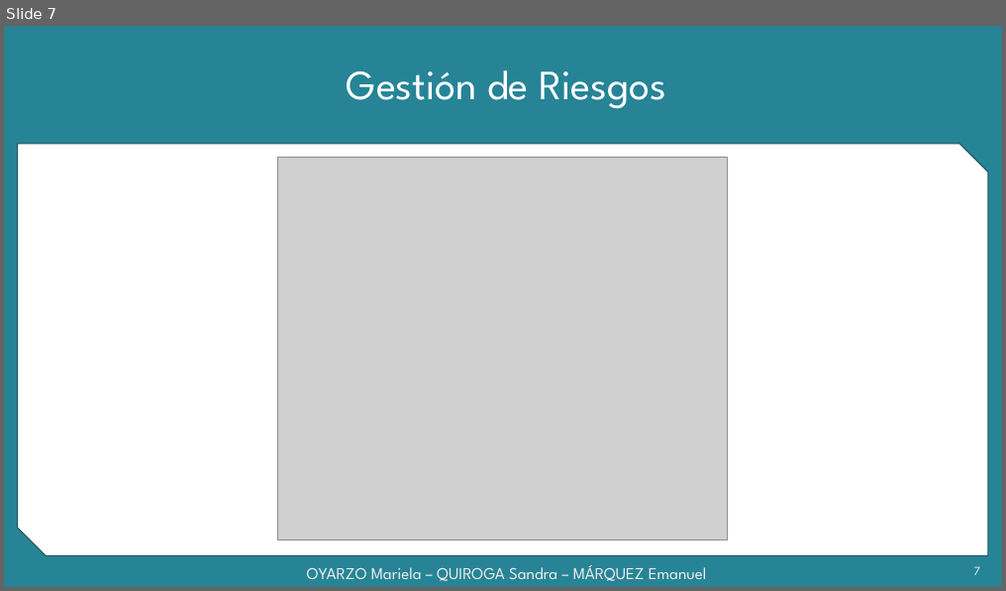
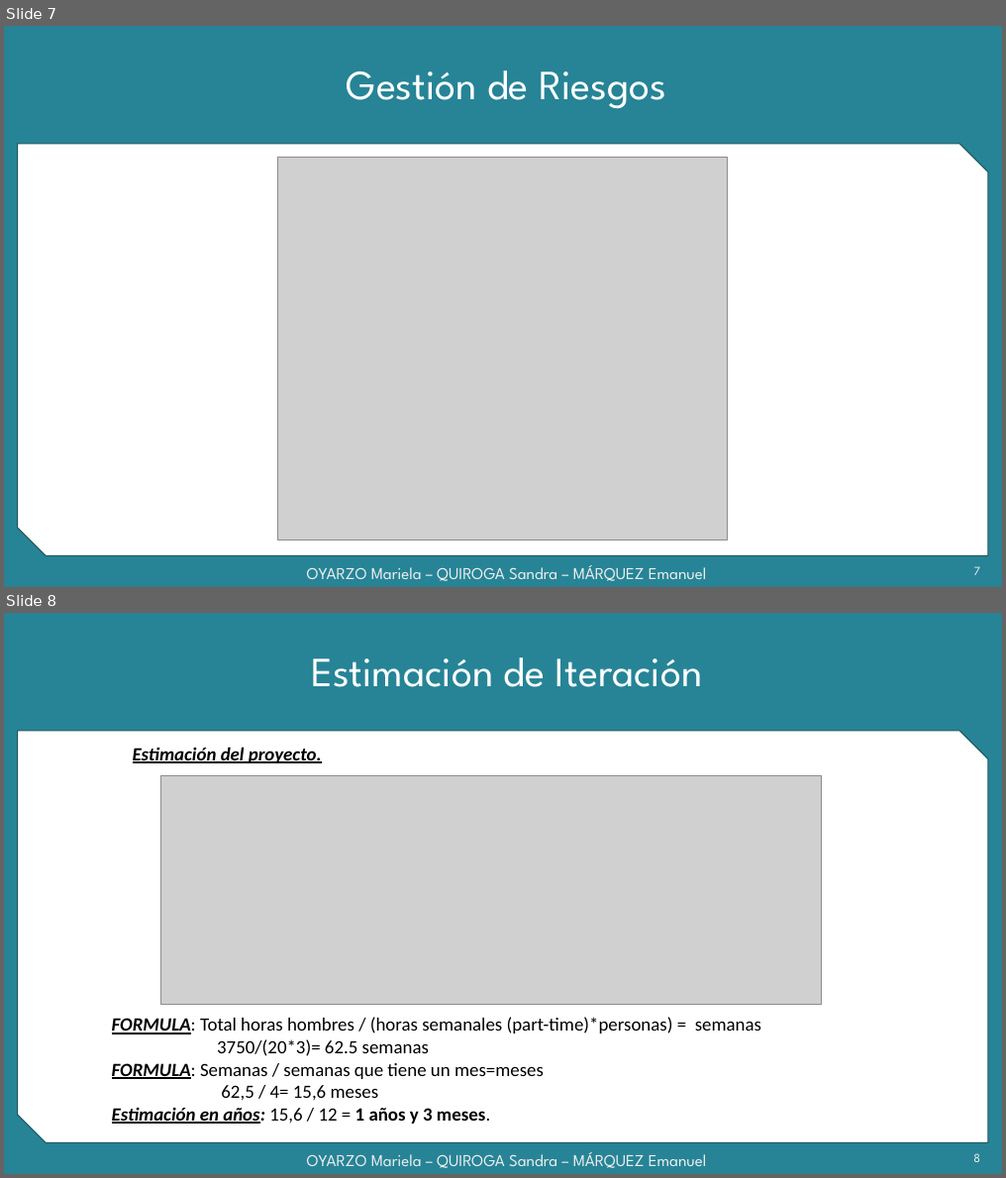
Before and after one commit to grupoyenu/yenu, a slide deck: 08. Presentaciones/Presentación 5 Parcial - 17.10.17.pptx. Shown one above the other, each under a label of ours: slide 7 before the commit, slides 7 and 8 after it. The pictures are 1006x591 and 1006x1178 pixels, drawn with LibreOffice and Linux fonts; fonts in the diff are those of the drawing; grey boxes stand for pictures; background and template pictures are left out. Boxes give left, top, right and bottom in pixels: in the first picture for what was removed or moved away, otherwise in the second. Text is boxed around its words. In the diff, an @@ line names an element or a change of style, - is before the commit and + after.

```diff
--- a/08. Presentaciones/Presentación 5 Parcial - 17.10.17.pptx
+++ b/08. Presentaciones/Presentación 5 Parcial - 17.10.17.pptx
@@ slide 8 added at (x1=4, y1=613, x2=1002, y2=1174), background #F2F2F2; not listed: 2 template elements that a slide beside it also shows @@
@@ title added at (x1=311, y1=658, x2=702, y2=687), 40 pt, text #FFFFFF @@
+Estimación de Iteración
@@ text added at (x1=133, y1=747, x2=322, y2=763), 18 pt, text #000000, bold, italic, underline @@
+Estimación del proyecto.
@@ picture added at (x1=160, y1=776, x2=822, y2=1004) @@
@@ text added at (x1=112, y1=1017, x2=761, y2=1124), 18 pt, text #000000 @@
+FORMULA: Total horas hombres / (horas semanales (part-time)*personas) = semanas
+3750/(20*3)= 62.5 semanas
+FORMULA: Semanas / semanas que tiene un mes=meses
+62,5 / 4= 15,6 meses
+Estimación en años: 15,6 / 12 = 1 años y 3 meses.
@@ text added at (x1=307, y1=1153, x2=707, y2=1168), 16 pt, text gradient #9E9E9E to #EDEDED to #FFFFFF @@
+OYARZO Mariela – QUIROGA Sandra – MÁRQUEZ Emanuel
@@ page number added at (x1=973, y1=1154, x2=980, y2=1162), 12 pt, text gradient #9E9E9E to #EDEDED to #FFFFFF @@
+8
```
Also in this commit, not shown: 2 slides changed, 4 other slides added.
